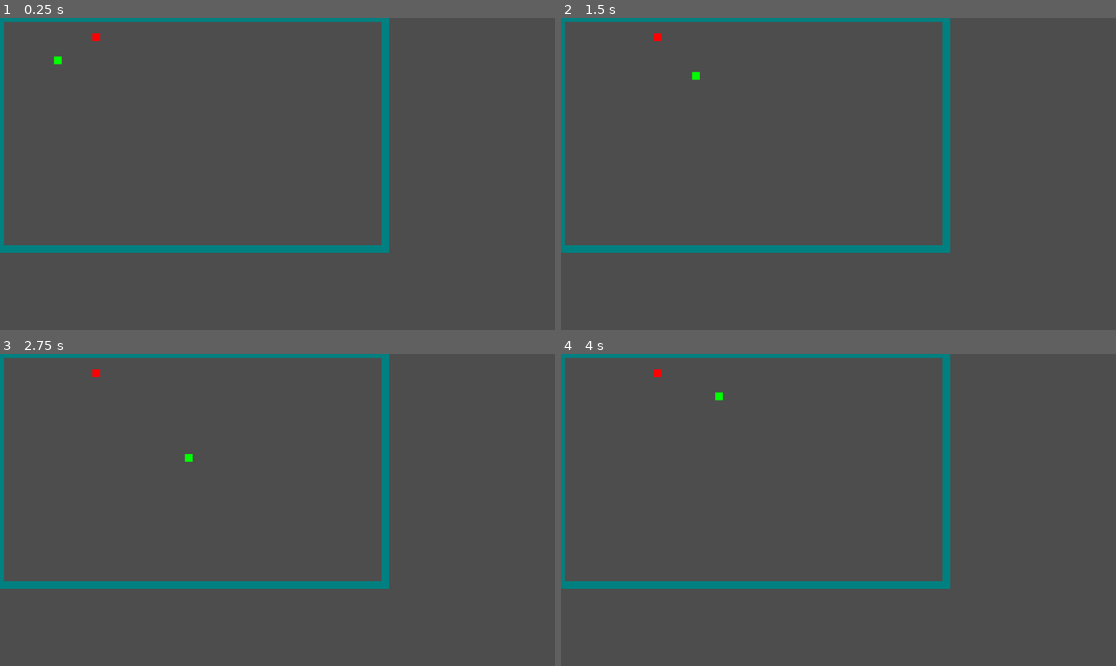
Above: before the commit, frames 1-4 (two rows, left to right).
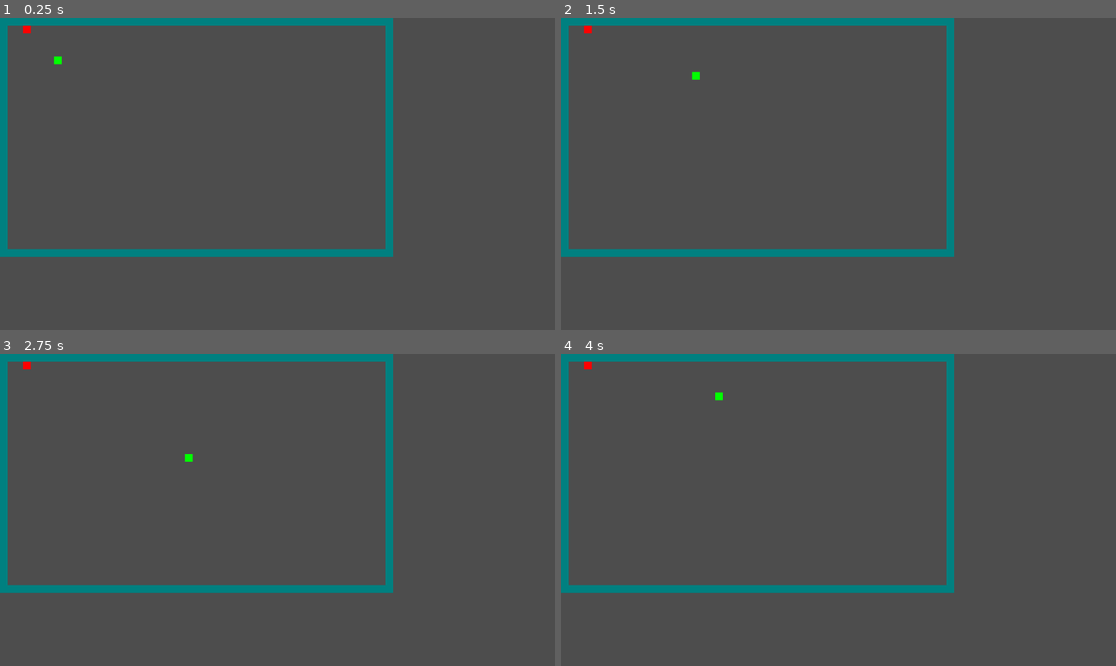
Above: after the commit, the same moments.

Repository: dipresiya/Svinarnik
Game: Godot game, scene res://node_2d.tscn
Same seed, same stepped clock (60 frames per second), same inputs: the game is played once before the commit and once after it.
Inputs:
- Up to frame 1 (0.25 s): no input
- Up to frame 2 (1.5 s): tap Enter at 0.5 s; hold D 0.53-1.28 s; hold S from 1.28 s (still down)
- Up to frame 3 (2.75 s): release S at 2.03 s; hold D from 2.03 s (still down)
- Up to frame 4 (4 s): tap Space at 2.75 s; release D at 2.78 s; hold W 2.78-3.53 s; hold A from 3.53 s (still down)

The runs differ from the first frame. In frame 1, 4.5% of the frame differs, in the area x 0-71%, y 0-77%; in frame 2, 4.5%; in frame 3, 4.5%; in frame 4, 4.5%.

Commit message:
Patch 0.2b
Визуальный исправления границ
Теперь яблоко не может появиться на полях границ

Diff:
--- a/Node2D.gd
+++ b/Node2D.gd
@@ -10,7 +10,7 @@
 func _ready():
 	$Timer.wait_time = 0.1
 	$Timer.start()
-	draw_rect(Rect2(0, 0, GRID_SIZE * 50, GRID_SIZE * 30), Color.TEAL, false, 16)
+	#draw_rect(Rect2(0, 0, GRID_SIZE * 50, GRID_SIZE * 30), Color.TEAL, false, 16)
 	spawn_food()  # Добавлено: вызов функции для появления еды
 	pass
 
@@ -22,7 +22,7 @@
 
 func _draw():
 	update_snake()
-	draw_rect(Rect2(0, 0, GRID_SIZE * 50, GRID_SIZE * 30), Color.TEAL, false, 16)
+	draw_rect(Rect2(GRID_SIZE/2, GRID_SIZE/2, GRID_SIZE * 50, GRID_SIZE * 30), Color.TEAL, false, GRID_SIZE)
 	draw_food()  # Добавлено: вызов функции для отрисовки еды
 
 
@@ -72,4 +72,4 @@
 	pass
 func spawn_food():
 	# Устанавливаем случайную позицию для еды
-	food_position = Vector2(randi() % 50, randi() % 30)
+	food_position = Vector2(randi() % 48 + 1, randi() % 28 + 1)
